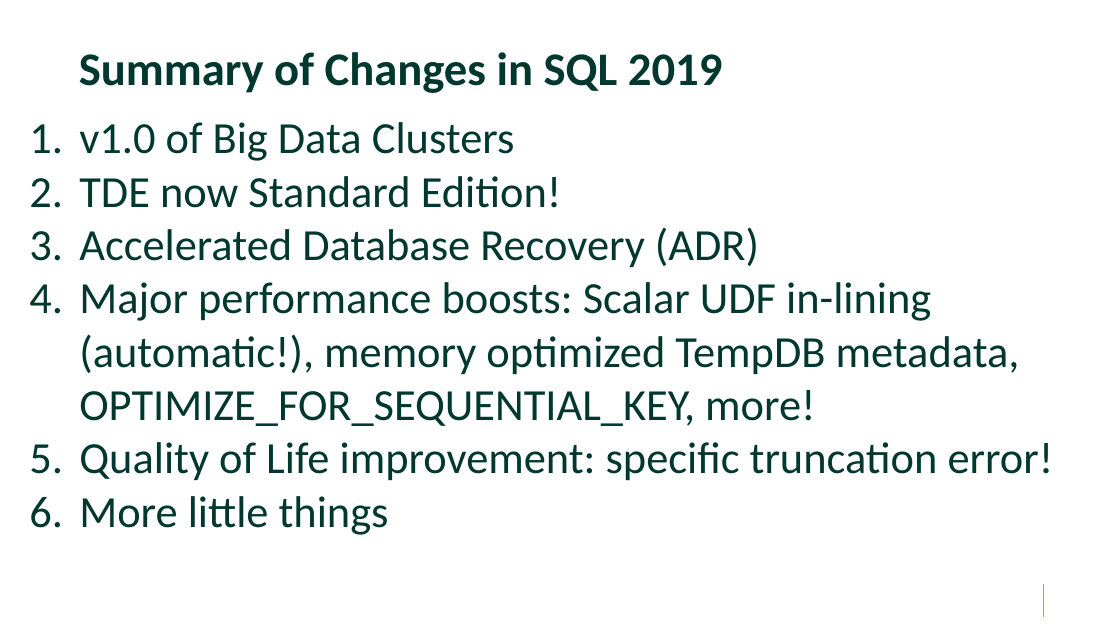
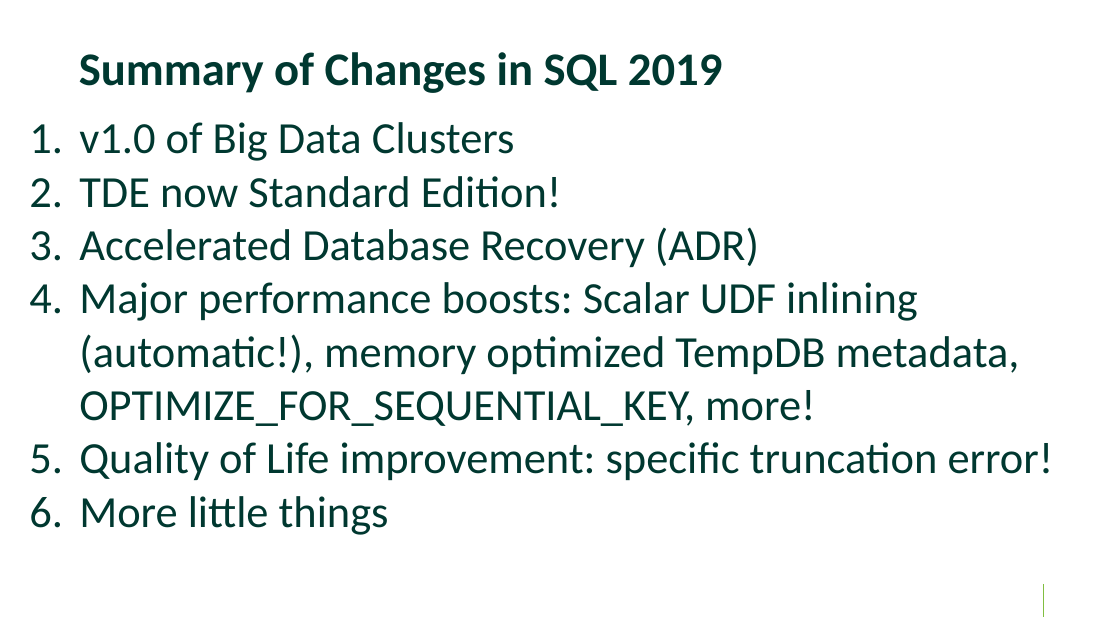
Before and after one commit to williamadba/Public-Presentations, a slide deck: slide 8 of Santa Fe SQL User Group/What's New in SQL 2019.pptx. Drawn at 1120x630 pixels with LibreOffice and Linux fonts; fonts in the diff are those of the drawing; background and template pictures are left out. Boxes give left, top, right and bottom in pixels: in the first picture for what was removed or moved away, otherwise in the second. Text is boxed around its words. In the diff, an @@ line names an element or a change of style, - is before the commit and + after.

```diff
--- a/Santa Fe SQL User Group/What's New in SQL 2019.pptx
+++ b/Santa Fe SQL User Group/What's New in SQL 2019.pptx
@@ text at <box>79,282,1020,426</box>: text changed @@
-4. Major performance boosts: Scalar UDF in-lining (automatic!), memory optimized TempDB metadata, OPTIMIZE_FOR_SEQUENTIAL_KEY, more!
+4. Major performance boosts: Scalar UDF inlining (automatic!), memory optimized TempDB metadata, OPTIMIZE_FOR_SEQUENTIAL_KEY, more!
```
Also in this commit, not shown: 3 other slides changed, 1 slide added.
